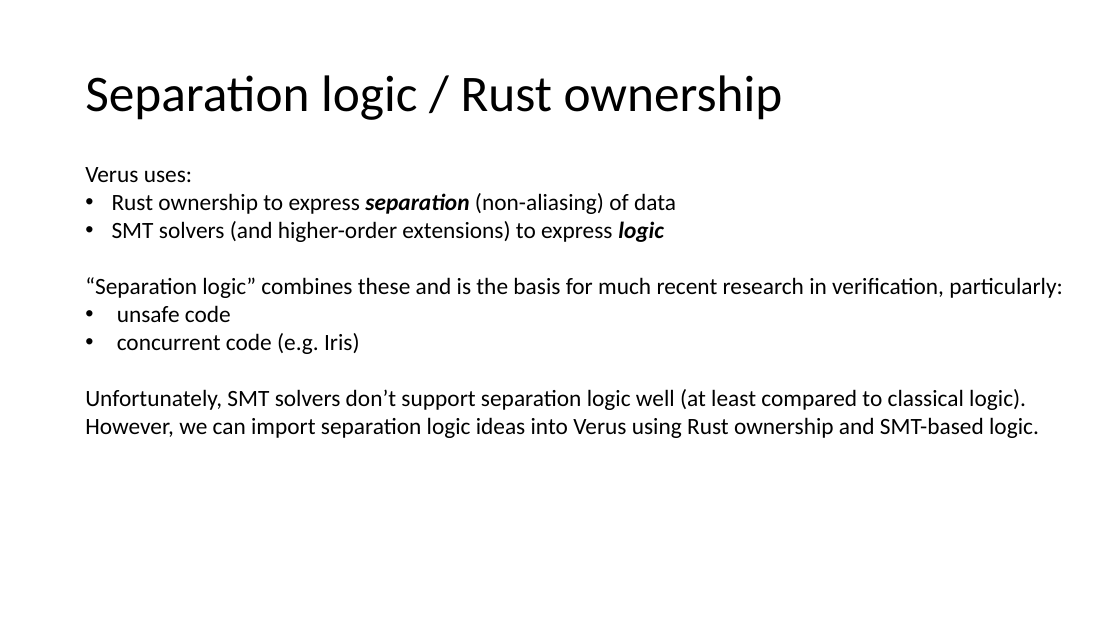
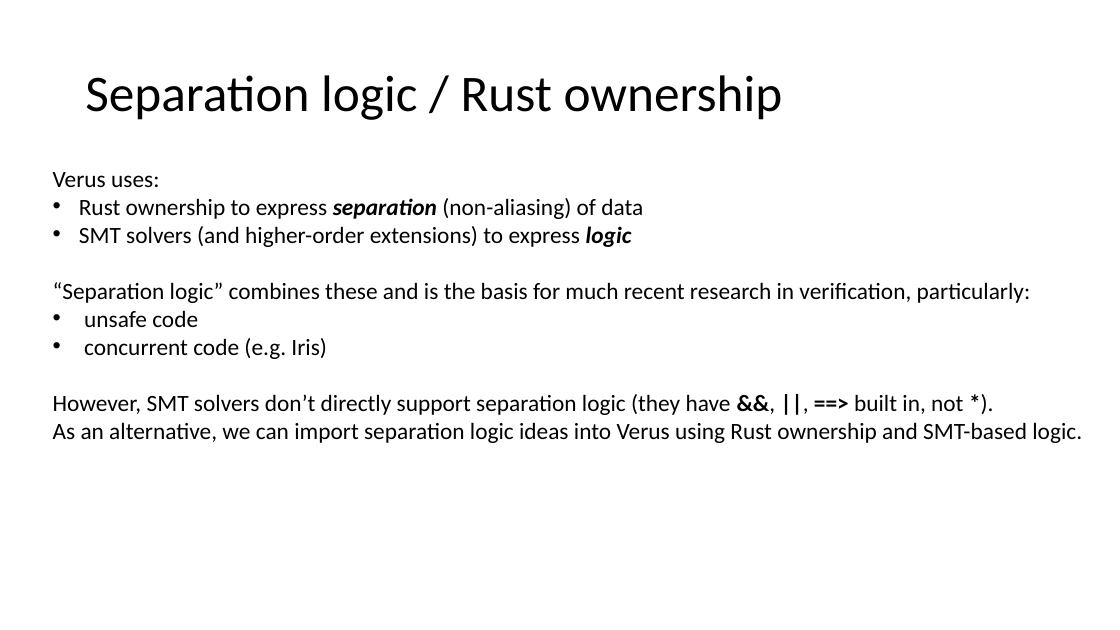
Before and after one commit to verus-lang/event-sites, a slide deck: slide 69 of 2026-summer-formal/slides/summer-school-formal-verus.pptx (slide 67 before the commit). Drawn at 1120x630 pixels with LibreOffice and Linux fonts; fonts in the diff are those of the drawing. Boxes give left, top, right and bottom in pixels: in the first picture for what was removed or moved away, otherwise in the second. Text is boxed around its words. In the diff, an @@ line names an element or a change of style, - is before the commit and + after.

```diff
--- a/2026-summer-formal/slides/summer-school-formal-verus.pptx
+++ b/2026-summer-formal/slides/summer-school-formal-verus.pptx
@@ text "Verus uses:": place and size @@
-text "Verus uses:" at box(85, 167, 1063, 438)
+text "Verus uses:" at box(53, 172, 1082, 443)
@@ text at box(53, 394, 1082, 443): text changed @@
-Unfortunately, SMT solvers don’t support separation logic well (at least compared to classical logic).
-However, we can import separation logic ideas into Verus using Rust ownership and SMT-based logic.
+However, SMT solvers don’t directly support separation logic (they have &&, ||, ==> built in, not *).
+As an alternative, we can import separation logic ideas into Verus using Rust ownership and SMT-based logic.
```
Also in this commit, not shown: 9 other slides changed, 2 slides added, 1 other file.
